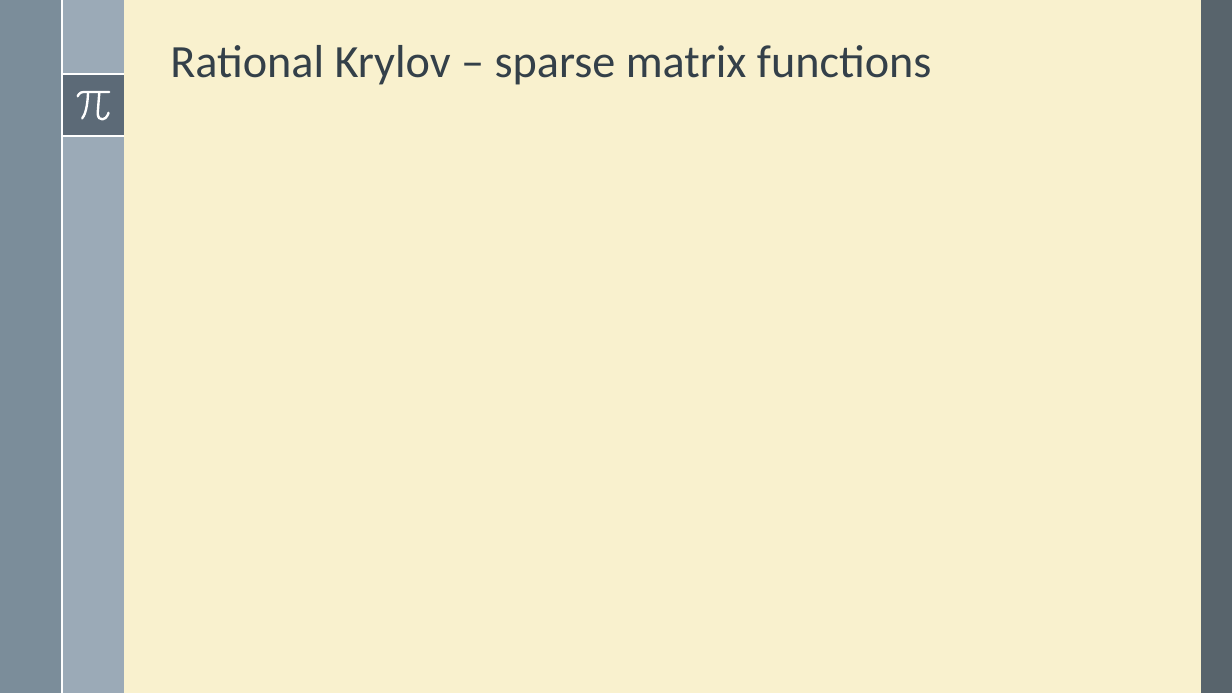
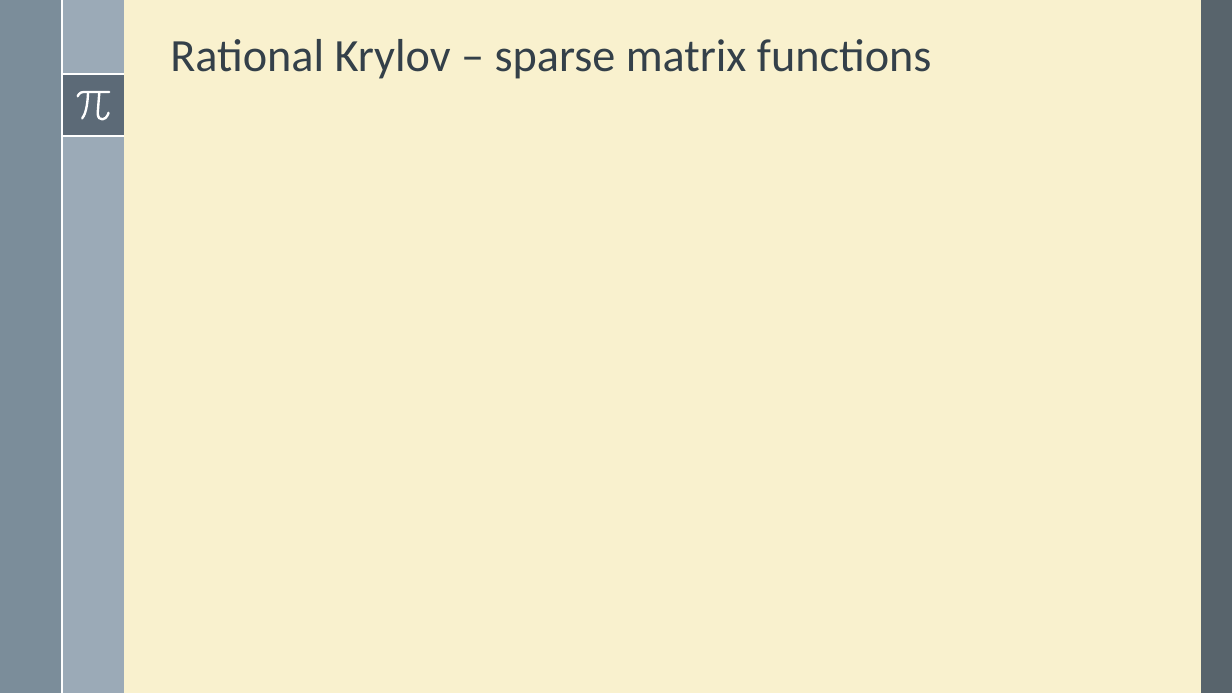
Before and after one commit to robzan8/MatFun.jl, a slide deck: slide 10 of docs/slides pd2ggaln/MatFun.pptx. Drawn at 1232x693 pixels with LibreOffice and Linux fonts; fonts in the diff are those of the drawing; grey boxes stand for pictures. Boxes give left, top, right and bottom in pixels: in the first picture for what was removed or moved away, otherwise in the second. Text is boxed around its words. In the diff, an @@ line names an element or a change of style, - is before the commit and + after.

```diff
--- a/docs/slides pd2ggaln/MatFun.pptx
+++ b/docs/slides pd2ggaln/MatFun.pptx
@@ title "Rational Krylov – sparse matrix ...": place and size @@
-title "Rational Krylov – sparse matrix ..." at (170,45,932,85)
+title "Rational Krylov – sparse matrix ..." at (170,39,932,79)
```
Also in this commit, not shown: 3 other slides changed, 1 other file.
